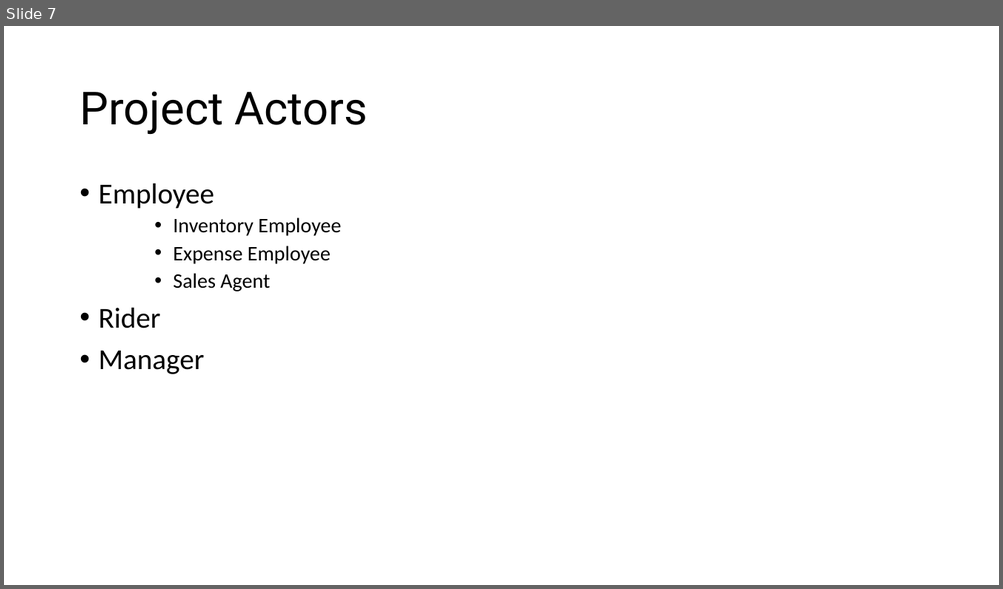
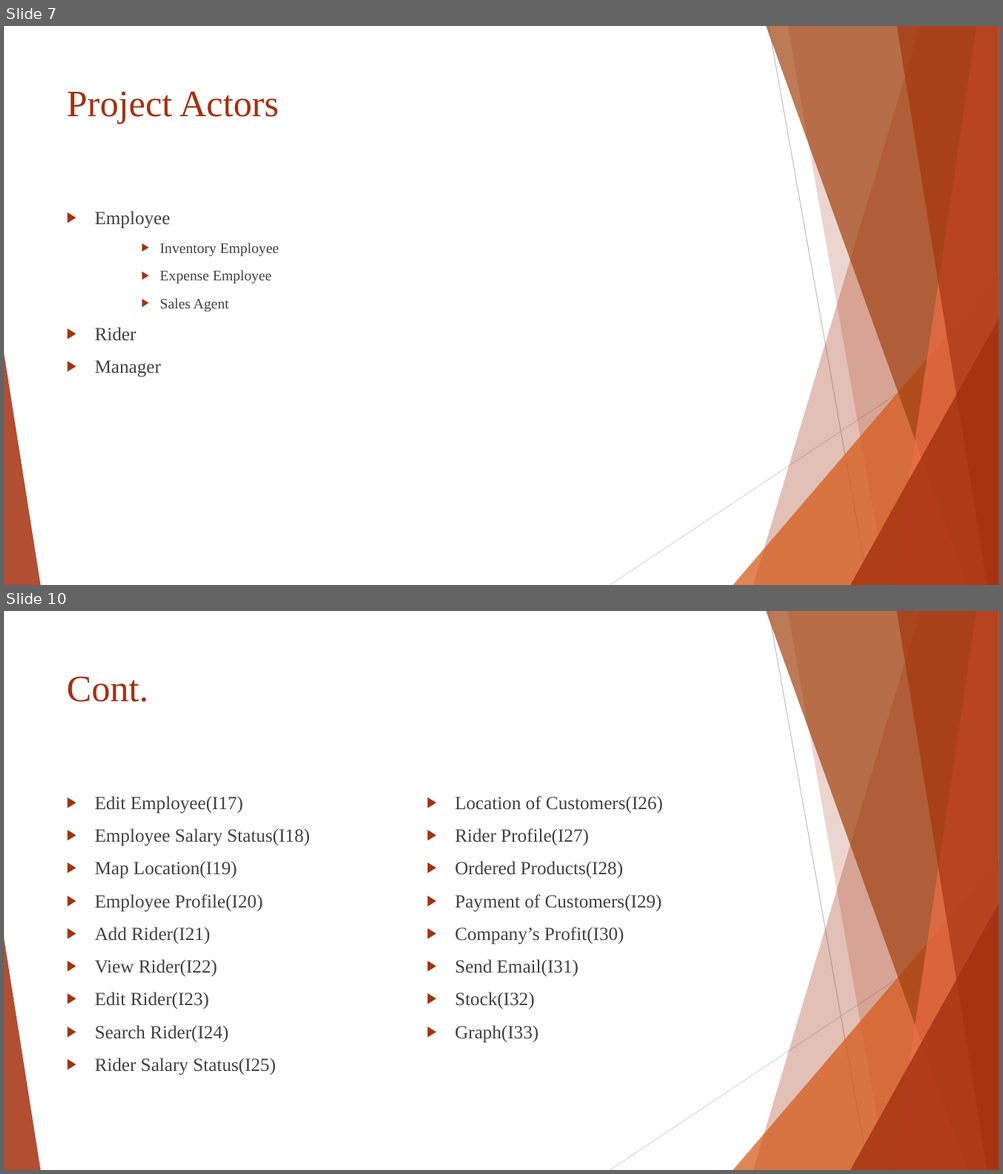
Before and after one commit to UswaArif/Tea-Distribution-Company, a slide deck: UMM Distribution Company.pptx. Shown one above the other, each under a label of ours: slide 7 before the commit, slides 7 and 10 after it; the slides between them are not shown. The pictures are 1003x589 and 1003x1174 pixels, drawn with LibreOffice and Linux fonts; fonts in the diff are those of the drawing. Boxes give left, top, right and bottom in pixels: in the first picture for what was removed or moved away, otherwise in the second. Text is boxed around its words. In the diff, an @@ line names an element or a change of style, - is before the commit and + after.

```diff
--- a/UMM Distribution Company.pptx
+++ b/UMM Distribution Company.pptx
@@ slide 10 added at [4, 611, 999, 1170], background #FFFFFF; not listed: 10 template elements that a slide beside it also shows @@
@@ title added at [67, 676, 149, 702], 36 pt, text #A5300F @@
+Cont.
@@ text added at [95, 796, 310, 1076], 18 pt, text #404040 @@
+▶ Edit Employee(I17)
+▶ Employee Salary Status(I18)
+▶ Map Location(I19)
+▶ Employee Profile(I20)
+▶ Add Rider(I21)
+▶ View Rider(I22)
+▶ Edit Rider(I23)
+▶ Search Rider(I24)
+▶ Rider Salary Status(I25)
@@ text added at [455, 796, 663, 1043], 18 pt, text #404040 @@
+▶ Location of Customers(I26)
+▶ Rider Profile(I27)
+▶ Ordered Products(I28)
+▶ Payment of Customers(I29)
+▶ Company’s Profit(I30)
+▶ Send Email(I31)
+▶ Stock(I32)
+▶ Graph(I33)
@@ slide 7 changed as well @@
@@ title "Project Actors": place and size @@
-title "Project Actors" at [79, 91, 368, 134]
+title "Project Actors" at [67, 91, 279, 124]
@@ title "Project Actors" at [67, 91, 279, 124]: size 44 to 36 pt, font Roboto to Times New Roman, text colour #000000 to #A5300F; line spacing 0.9 to 1; vertical alignment middle to top @@
@@ text "Employee": place and size @@
-text "Employee" at [99, 183, 341, 375]
+text "Employee" at [95, 211, 279, 378]
@@ text "Employee" at [95, 211, 279, 378]: size 28 to 18 pt in "Employee", "Rider", "Manager"; font Calibri to Times New Roman, text colour #000000 to #404040; size 20 to 14 pt in "Inventory Employee", "Expense Employee", "Sales Agent"; bullet • to ▶; line spacing 0.9 to 1; more space between paragraphs @@
@@ group added at [4, 26, 999, 585]: 5 freeform shapes, 3 triangles, 2 lines @@
```
Also in this commit, not shown: 15 other slides changed, 6 other slides added, 2 slides removed.
